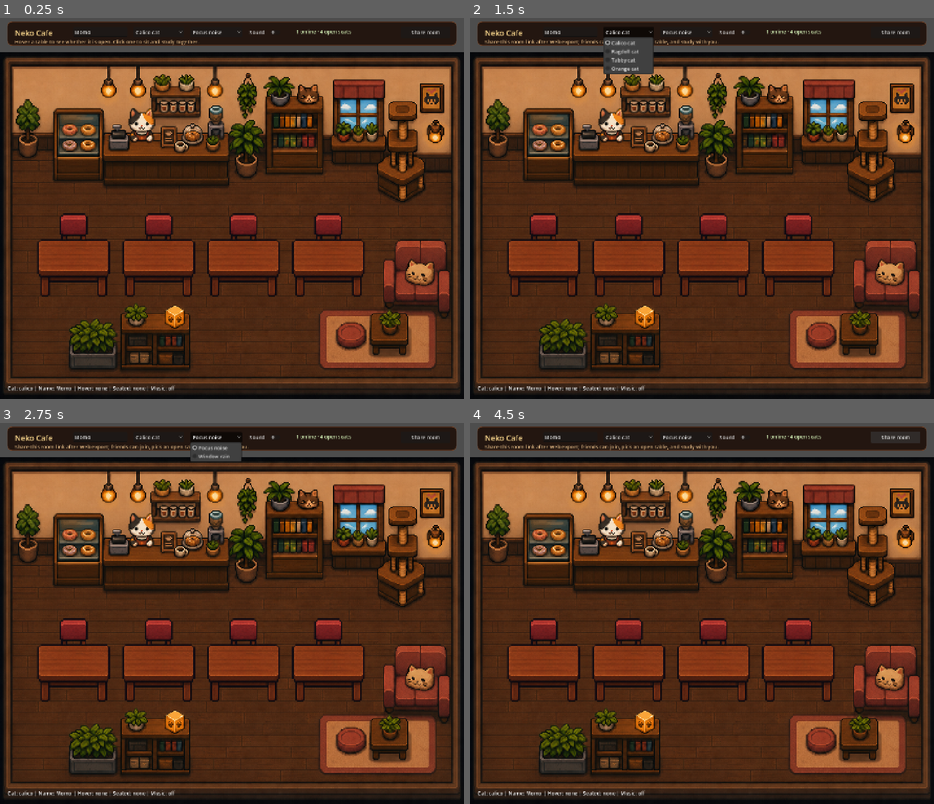
Above: before the commit, frames 1-4 (two rows, left to right).
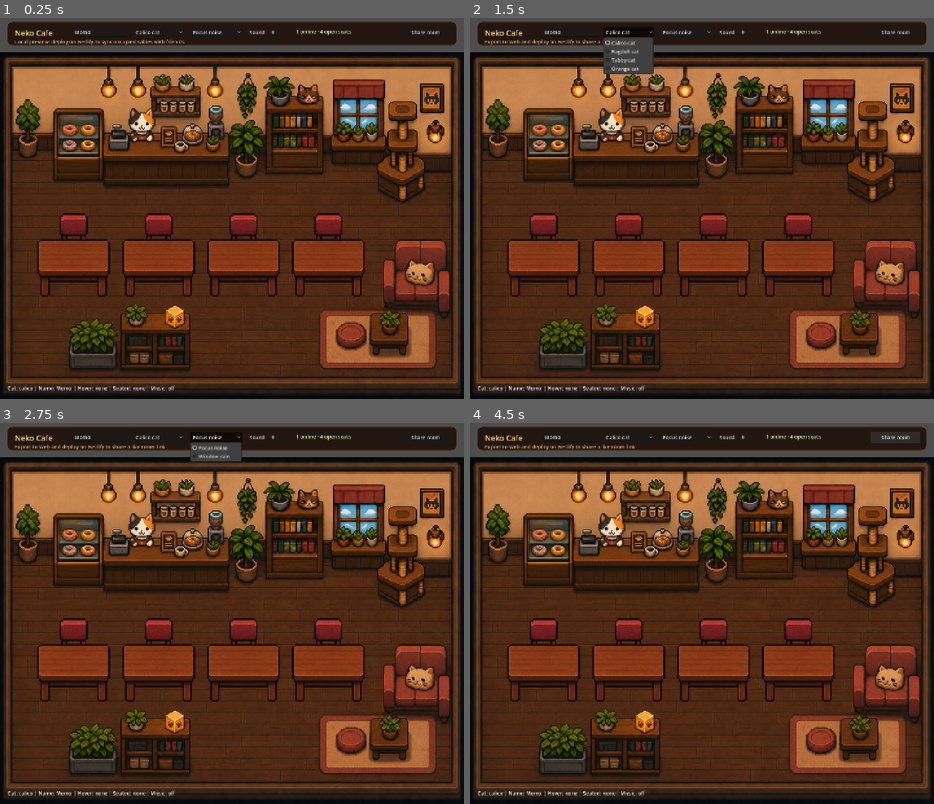
Above: after the commit, the same moments.

Repository: xialegeyu/cyber-cafe
Game: Godot game, scene res://Main.tscn
Two runs of this game, one before a commit and one after it. Both use one fixed random seed, a clock stepped at 60 frames per second and the inputs below.
Inputs:
- Up to frame 1 (0.25 s): no input
- Up to frame 2 (1.5 s): click "Share room" at 0.5 s; click "Calico cat" at 1.25 s
- Up to frame 3 (2.75 s): click "Focus noise" at 2 s
- Up to frame 4 (4.5 s): click "Calico cat" at 2.75 s; click "Focus noise" at 3.5 s; click "Share room" at 4.25 s

The runs differ from the first frame. In frame 1, 0.2% of the frame differs, in the area x 3-43%, y 5-7%; in frame 2, 0.2%; in frame 3, 0.2%; in frame 4, 0.3%, in the area x 3-54%, y 5-7%.

Commit message:
Add shared room seat sync

Diff:
--- a/scripts/main.gd
+++ b/scripts/main.gd
@@ -6,6 +6,8 @@
 const TABLE_PATH := "res://assets/cafe/front-table-chair-v1.png"
 const FOCUS_NOISE_PATH := "res://assets/audio/low-focus-noise.wav"
 const WINDOW_RAIN_PATH := "res://assets/audio/window-rain.wav"
+const ROOM_API_PATH := "/api/room"
+const JSON_HEADERS := ["Content-Type: application/json"]
 
 const CATS := {
 	"calico": {
@@ -56,6 +58,7 @@
 @onready var cafe_background: Sprite2D = $CafeBackground
 @onready var seats_root: Node2D = $Seats
 @onready var seat_hotspots: Node2D = $SeatHotspots
+@onready var ui_layer: CanvasLayer = $UI
 @onready var top_bar: Panel = $UI/TopBar
 @onready var title_label: Label = $UI/TopBar/TitleLabel
 @onready var name_input: LineEdit = $UI/TopBar/NameInput
@@ -75,6 +78,15 @@
 var selected_cat_id := "calico"
 var seat_by_id := {}
 var seat_nodes := {}
+var occupants := {}
+var room_id := "local-dev"
+var client_id := ""
+var room_api_url := ""
+var sync_enabled := false
+var poll_request: HTTPRequest
+var post_request: HTTPRequest
+var poll_timer: Timer
+var heartbeat_timer: Timer
 
 func _ready() -> void:
 	cafe_background.texture = load(BACKGROUND_PATH)
@@ -88,6 +100,7 @@
 	_populate_controls()
 	_create_seats()
 	_connect_ui()
+	_setup_room_sync()
 	_update_music()
 	_update_room_status()
 	_update_debug_label()
@@ -151,7 +164,15 @@
 		cat.visible = false
 		seat_root.add_child(cat)
 
-		seat_nodes[seat["id"]] = {"root": seat_root, "table": table, "cat": cat}
+		var tag := Label.new()
+		tag.name = "%sNameTag" % seat["id"].capitalize()
+		tag.visible = false
+		tag.size = Vector2(160, 28)
+		tag.horizontal_alignment = HORIZONTAL_ALIGNMENT_CENTER
+		tag.add_theme_color_override("font_color", Color(1.0, 0.92, 0.72))
+		ui_layer.add_child(tag)
+
+		seat_nodes[seat["id"]] = {"root": seat_root, "table": table, "cat": cat, "tag": tag}
 
 		var area := Area2D.new()
 		area.name = "%sHotspot" % seat["id"].capitalize()
@@ -171,11 +192,14 @@
 func _on_cat_selected(index: int) -> void:
 	selected_cat_id = cat_selector.get_item_metadata(index)
 	if active_seat_id != "":
-		_sit_at(active_seat_id)
+		_post_seat_update(active_seat_id, "sit")
 	_update_debug_label()
 
 func _on_name_changed(_new_text: String) -> void:
-	_update_name_tag()
+	if active_seat_id != "":
+		_post_seat_update(active_seat_id, "sit")
+	else:
+		_render_occupants()
 	_update_debug_label()
 
 func _on_music_selected(_index: int) -> void:
@@ -185,7 +209,20 @@
 	_update_music()
 
 func _on_share_pressed() -> void:
-	hint_label.text = "Share this room link after Web export; friends can join, pick an open table, and study with you."
+	if OS.has_feature("web"):
+		var copied_url = JavaScriptBridge.eval("""
+			(function () {
+				const url = new URL(window.location.href);
+				if (!url.searchParams.get("room")) url.searchParams.set("room", "default");
+				history.replaceState(null, "", url.toString());
+				if (navigator.clipboard) navigator.clipboard.writeText(url.toString());
+				return url.toString();
+			})()
+		""", true)
+		hint_label.text = "Room link copied. Friends will see occupied tables in this shared room."
+		debug_label.text = "Shared URL: %s" % str(copied_url)
+	else:
+		hint_label.text = "Export to Web and deploy on Netlify to share a live room link."
 	_update_debug_label()
 
 func _on_seat_mouse_entered(seat_id: String) -> void:
@@ -204,21 +241,27 @@
 		_sit_at(seat_id)
 
 func _sit_at(seat_id: String) -> void:
-	active_seat_id = seat_id
-
-	for id in seat_nodes.keys():
-		var cat: Sprite2D = seat_nodes[id]["cat"]
-		cat.visible = id == seat_id
-		if id == seat_id:
-			_apply_cat_style(cat)
-
-	_update_name_tag()
+	if _is_seat_taken_by_other(seat_id):
+		_show_seat_label(seat_id)
+		hint_label.text = "%s is already occupied. Pick another table." % seat_by_id[seat_id]["label"]
+		_update_debug_label()
+		return
+
+	if sync_enabled:
+		_post_seat_update(seat_id, "sit")
+	else:
+		active_seat_id = seat_id
+		occupants.clear()
+		occupants[seat_id] = _local_occupant(seat_id)
+		_render_occupants()
+
 	_show_seat_label(seat_id)
 	_update_room_status()
 	_update_debug_label()
 
-func _apply_cat_style(cat: Sprite2D) -> void:
-	var cat_config = CATS[selected_cat_id]
+func _apply_cat_style(cat: Sprite2D, cat_id: String) -> void:
+	var safe_cat_id := cat_id if CATS.has(cat_id) else "calico"
+	var cat_config = CATS[safe_cat_id]
 	cat.texture = load(cat_config["texture"])
 	cat.hframes = cat_config["hframes"]
 	cat.vframes = cat_config["vframes"]
@@ -233,24 +276,44 @@
 	seat_label.visible = true
 
 func _seat_label_text(seat_id: String) -> String:
+	if occupants.has(seat_id):
+		var occupant = occupants[seat_id]
+		if occupant.get("client_id", "") == client_id:
+			return "%s · occupied by you" % seat_by_id[seat_id]["label"]
+		return "%s · occupied by %s" % [seat_by_id[seat_id]["label"], occupant.get("name", "another cat")]
 	if active_seat_id == seat_id:
 		return "%s · occupied by you" % seat_by_id[seat_id]["label"]
 	return "%s · open, click to sit" % seat_by_id[seat_id]["label"]
 
-func _update_name_tag() -> void:
-	if active_seat_id == "":
-		name_tag.visible = false
-		return
-
-	var seat = seat_by_id[active_seat_id]
-	var nickname := name_input.text.strip_edges()
-	name_tag.text = nickname if nickname != "" else "Guest cat"
-	name_tag.position = CONTENT_OFFSET + seat["position"] + Vector2(50, 22)
-	name_tag.visible = true
+func _render_occupants() -> void:
+	name_tag.visible = false
+
+	for id in seat_nodes.keys():
+		var cat: Sprite2D = seat_nodes[id]["cat"]
+		var tag: Label = seat_nodes[id]["tag"]
+		cat.visible = false
+		tag.visible = false
+
+	for seat_id in occupants.keys():
+		if not seat_nodes.has(seat_id):
+			continue
+
+		var occupant = occupants[seat_id]
+		var cat: Sprite2D = seat_nodes[seat_id]["cat"]
+		var tag: Label = seat_nodes[seat_id]["tag"]
+		var seat = seat_by_id[seat_id]
+		_apply_cat_style(cat, occupant.get("cat_id", "calico"))
+		cat.visible = true
+		tag.text = occupant.get("name", "Guest cat")
+		tag.position = CONTENT_OFFSET + seat["position"] + Vector2(50, 22)
+		tag.visible = true
 
 func _update_room_status() -> void:
-	var open_seats := SEATS.size() - (1 if active_seat_id != "" else 0)
-	var online_count := 1 if active_seat_id == "" else 2
+	var open_seats := SEATS.size() - occupants.size()
+	var online_count := occupants.size()
+	if active_seat_id == "" or not _has_self_occupant():
+		online_count += 1
+	online_count = max(1, online_count)
 	online_label.text = "%s online · %s open seats" % [online_count, open_seats]
 
 func _update_music() -> void:
@@ -282,3 +345,158 @@
 		active_seat_id if active_seat_id != "" else "none",
 		"playing" if music_player.playing else "off",
 	]
+
+func _setup_room_sync() -> void:
+	client_id = _resolve_client_id()
+	room_id = _resolve_room_id()
+	room_api_url = _resolve_room_api_url()
+
+	if room_api_url == "":
+		sync_enabled = false
+		hint_label.text = "Local preview: deploy on Netlify to sync occupied tables with friends."
+		return
+
+	sync_enabled = true
+
+	poll_request = HTTPRequest.new()
+	poll_request.request_completed.connect(_on_poll_completed)
+	add_child(poll_request)
+
+	post_request = HTTPRequest.new()
+	post_request.request_completed.connect(_on_post_completed)
+	add_child(post_request)
+
+	poll_timer = Timer.new()
+	poll_timer.wait_time = 3.0
+	poll_timer.timeout.connect(_poll_room)
+	poll_timer.autostart = true
+	add_child(poll_timer)
+
+	heartbeat_timer = Timer.new()
+	heartbeat_timer.wait_time = 20.0
+	heartbeat_timer.timeout.connect(_send_heartbeat)
+	heartbeat_timer.autostart = true
+	add_child(heartbeat_timer)
+
+	_poll_room()
+
+func _resolve_client_id() -> String:
+	if OS.has_feature("web"):
+		return str(JavaScriptBridge.eval("""
+			(function () {
+				let id = localStorage.getItem("nekoCafeClientId");
+				if (!id) {
+					id = "cat-" + (crypto.randomUUID ? crypto.randomUUID() : Math.random().toString(36).slice(2));
+					localStorage.setItem("nekoCafeClientId", id);
+				}
+				return id;
+			})()
+		""", true))
+	return "local-%s" % Time.get_unix_time_from_system()
+
+func _resolve_room_id() -> String:
+	if OS.has_feature("web"):
+		return str(JavaScriptBridge.eval("""
+			(function () {
+				const url = new URL(window.location.href);
+				let room = url.searchParams.get("room");
+				if (!room) {
+					room = "room-" + Math.random().toString(36).slice(2, 10);
+					url.searchParams.set("room", room);
+					history.replaceState(null, "", url.toString());
+				}
+				return room;
+			})()
+		""", true)).replace(" ", "-")
+	return "local-dev"
+
+func _resolve_room_api_url() -> String:
+	if OS.has_feature("web"):
+		return str(JavaScriptBridge.eval("window.location.origin", true)) + ROOM_API_PATH
+	return ""
+
+func _poll_room() -> void:
+	if not sync_enabled or poll_request.get_http_client_status() != HTTPClient.STATUS_DISCONNECTED:
+		return
+	poll_request.request("%s?room=%s" % [room_api_url, room_id])
+
+func _post_seat_update(seat_id: String, action: String) -> void:
+	if not sync_enabled:
+		active_seat_id = seat_id
+		occupants.clear()
+		occupants[seat_id] = _local_occupant(seat_id)
+		_render_occupants()
+		_update_room_status()
+		return
+
+	if post_request.get_http_client_status() != HTTPClient.STATUS_DISCONNECTED:
+		return
+
+	var body := JSON.stringify({
+		"action": action,
+		"client_id": client_id,
+		"seat_id": seat_id,
+		"cat_id": selected_cat_id,
+		"name": _current_name(),
+	})
+	post_request.request("%s?room=%s" % [room_api_url, room_id], JSON_HEADERS, HTTPClient.METHOD_POST, body)
+
+func _send_heartbeat() -> void:
+	if active_seat_id != "":
+		_post_seat_update(active_seat_id, "heartbeat")
+
+func _on_poll_completed(_result: int, response_code: int, _headers: PackedStringArray, body: PackedByteArray) -> void:
+	if response_code >= 200 and response_code < 300:
+		_apply_room_state(body)
+
+func _on_post_completed(_result: int, response_code: int, _headers: PackedStringArray, body: PackedByteArray) -> void:
+	if response_code == 409:
+		hint_label.text = "That table was just taken. Pick another open table."
+	if response_code >= 200 and response_code < 500:
+		_apply_room_state(body)
+
+func _apply_room_state(body: PackedByteArray) -> void:
+	var parsed = JSON.parse_string(body.get_string_from_utf8())
+	if typeof(parsed) != TYPE_DICTIONARY:
+		return
+
+	var remote_occupants = parsed.get("occupants", {})
+	occupants.clear()
+	active_seat_id = ""
+
+	for seat_id in remote_occupants.keys():
+		if not seat_by_id.has(seat_id):
+			continue
+		var occupant = remote_occupants[seat_id]
+		occupants[seat_id] = occupant
+		if occupant.get("client_id", "") == client_id:
+			active_seat_id = seat_id
+
+	_render_occupants()
+	_update_room_status()
+	if hovered_seat_id != "":
+		_show_seat_label(hovered_seat_id)
+	_update_debug_label()
+
+func _local_occupant(seat_id: String) -> Dictionary:
+	return {
+		"client_id": client_id,
+		"seat_id": seat_id,
+		"cat_id": selected_cat_id,
+		"name": _current_name(),
+	}
+
+func _current_name() -> String:
+	var nickname := name_input.text.strip_edges()
+	return nickname if nickname != "" else "Guest cat"
+
+func _has_self_occupant() -> bool:
+	for occupant in occupants.values():
+		if occupant.get("client_id", "") == client_id:
+			return true
+	return false
+
+func _is_seat_taken_by_other(seat_id: String) -> bool:
+	if not occupants.has(seat_id):
+		return false
+	return occupants[seat_id].get("client_id", "") != client_id
Not shown, added: package.json
Not shown, changed: dist/web/index.html
Not shown, changed: dist/web/index.pck
Not shown, added: netlify/functions/room.ts
